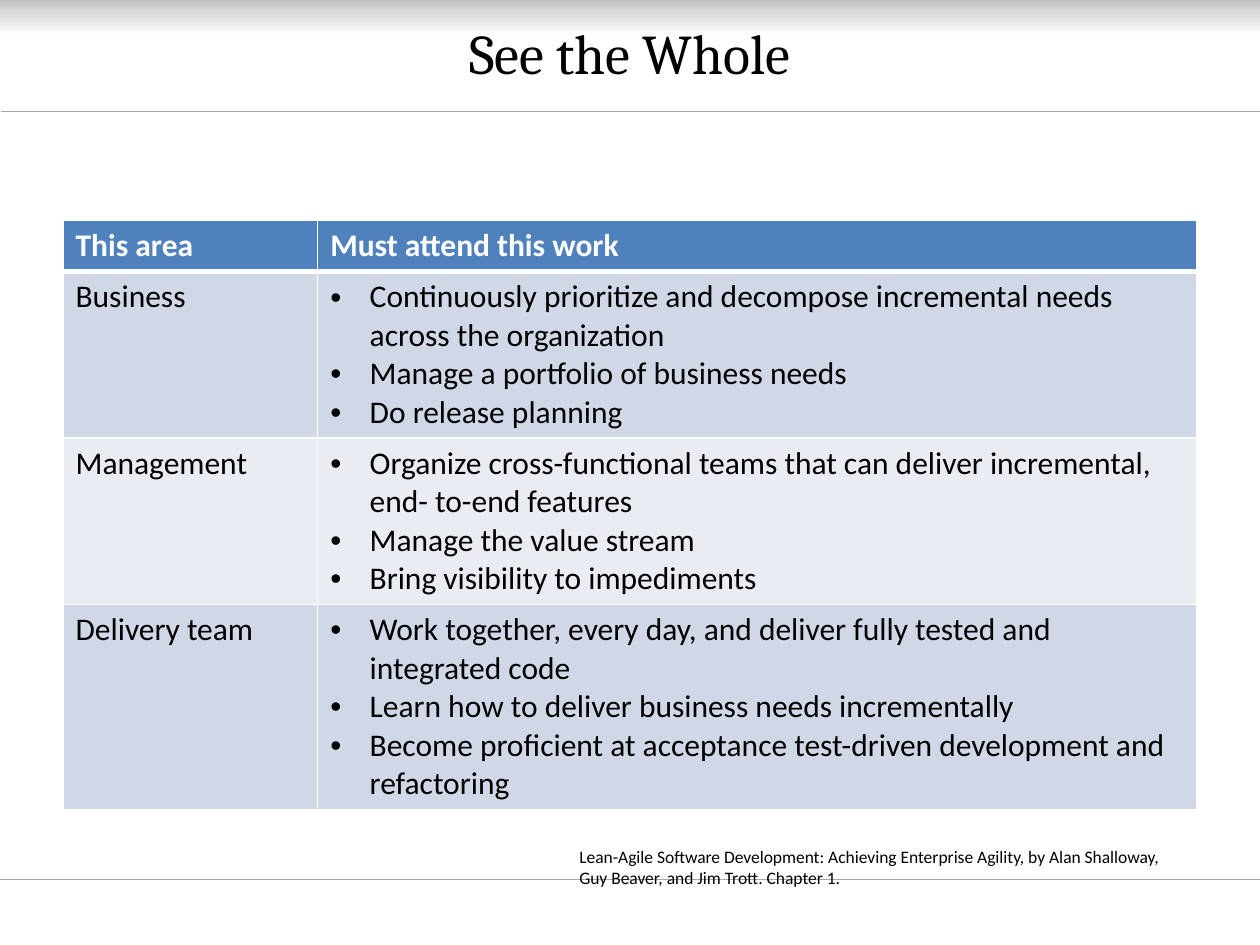
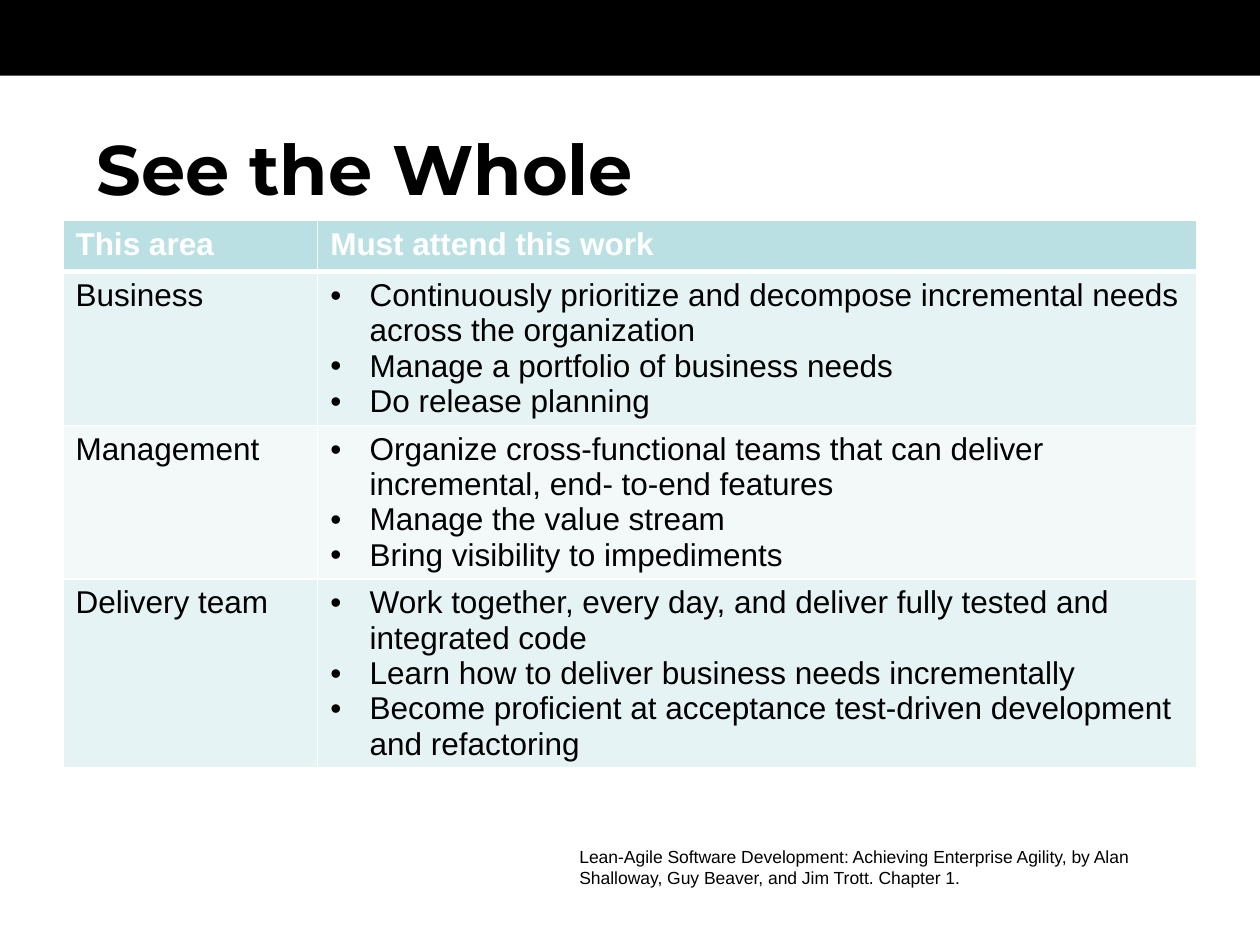
Before and after one commit to oerich/EDA397, a slide deck: slide 18 of Slides/src/agile-dev-processes-nnn-lean.pptx. Drawn at 1260x945 pixels with LibreOffice and Linux fonts; fonts in the diff are those of the drawing; background and template pictures are left out. Boxes give left, top, right and bottom in pixels: in the first picture for what was removed or moved away, otherwise in the second. Text is boxed around its words. In the diff, an @@ line names an element or a change of style, - is before the commit and + after.

Commit message:
Decision for template and one of the lean slide decks

```diff
--- a/Slides/src/agile-dev-processes-nnn-lean.pptx
+++ b/Slides/src/agile-dev-processes-nnn-lean.pptx
@@ rectangle: place and size @@
-rectangle at (0,0,1260,37)
+rectangle at (0,0,1260,76)
@@ rectangle at (0,0,1260,76): fill gradient #BFBFBF to #D9D9D9 to #FFFFFF to #000000 @@
@@ line removed from (0, 112) to (1260, 112) @@
@@ title "See the Whole": place and size @@
-title "See the Whole" at (469,35,791,75)
+title "See the Whole" at (97,143,633,196)
@@ title "See the Whole" at (97,143,633,196): size 32 to 40 pt, font Cambria to Montserrat, bold on; alignment centre to left @@
@@ table at (63,220,1197,801) @@
@@ fill #4F81BD to #BBE0E3 in row 1 @@
@@ fill #D0D8E8 to #E7F3F4 in 4 cells @@
@@ fill #E9EDF4 to #F3F9FA in row 3 @@
@@ font Calibri to Arial @@
@@ text "Lean-Agile Software Development: Achieving Enterprise ..." at (579,850,1129,888): font Calibri to Arial @@
@@ line removed from (0, 879) to (1260, 879) @@
```
Also in this commit, not shown: 19 other slides changed, 2 slides added, 2 slides removed.
